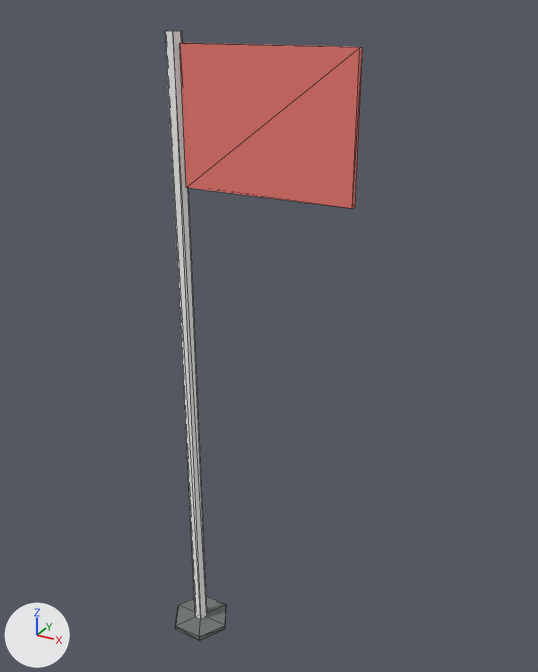
A saved change to the glTF model web/public/models/golf-flag-far.glb.
Rendered twice from a 50 mm camera at (0.508, -0.858, 1.026) aimed at (0.014, 0.041, 0.577). Arrows for +X, +Y and +Z are at lower left; the lights stay in place. The older version comes first. Mesh edges are drawn as thin lines. Vertices at exactly the same position are counted once.

The first picture shows 'golf-flag-far'.
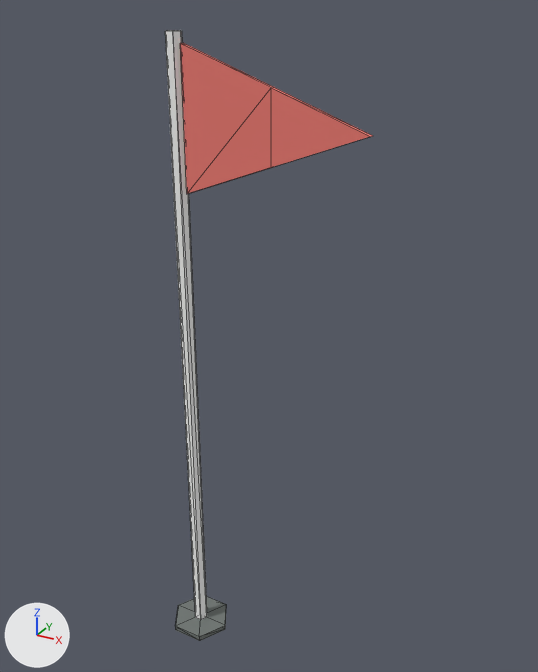
The newer file is also turned or shifted as a whole; pictures and numbers use the older file's frame.

Boxes (x1, y1, x2, y2) around the edits, measured in the pictures (538 x 672 px):
'golf-flag-far', reshaped
    before: (165, 30, 363, 641)
    after: (165, 30, 373, 641)
part 1 of me_golf_flag_far, cut back
    before: (180, 43, 363, 209)
    after: (180, 43, 373, 194)

What changed in the scene script:
```text
Change me_golf_flag_far:
    used by ob_golf_flag_far; location = (0.0, 0.0, 0.0)
    verts and faces of me_golf_flag_far; kept vertices keep their numbers, new ones are numbered from 36
    before: 28 (-0.093, -0.005, 0.798) at pixel (186, 187), 29 (0.157, -0.005, 0.798) at pixel (352, 208), 30 (0.157, -0.005, 0.985) at pixel (359, 47), 31 (-0.093, -0.005, 0.985) at pixel (179, 43), 32 (0.157, 0.005, 0.798) at pixel (355, 207)
    before: 33 (-0.093, 0.005, 0.798), 34 (-0.093, 0.005, 0.985) at pixel (183, 42), 35 (0.157, 0.005, 0.985) at pixel (362, 47)
    remove me_golf_flag_far.from_pydata(...)  # 36 vertices, 60 faces; spans x -0.157..0.157, y -0.045..0.045, z 0.0..1.0
    add me_golf_flag_far.from_pydata(...)  # 38 vertices, 64 faces; spans x -0.157..0.176, y -0.045..0.045, z 0.0..1.0
    me_golf_flag_far part 1
    add delete_faces([(29, 32, 35), (29, 35, 30)])
    add verts[28] = (-0.093, -0.004, 0.788)  # moved, pixel (186, 194)
    add verts[29] = (0.041, -0.004, 0.838)  # moved, pixel (271, 167)
    add verts[30] = (0.041, -0.004, 0.936)  # moved, pixel (271, 87)
    add verts[31] = (-0.093, -0.004, 0.985)  # moved, pixel (180, 43)
    add verts[32] = (0.041, 0.004, 0.838)  # moved, pixel (273, 166)
    add verts[33] = (-0.093, 0.004, 0.788)  # moved, pixel (189, 193)
    add verts[34] = (-0.093, 0.004, 0.985)  # moved, pixel (183, 42)
    add verts[35] = (0.041, 0.004, 0.936)  # moved, pixel (274, 87)
    add verts[36] = (0.176, -0.004, 0.887)  # pixel (370, 136)
    add verts[37] = (0.176, 0.004, 0.887)  # pixel (373, 135)
    add faces += [(29, 36, 30), (32, 35, 37), (30, 36, 37), (30, 37, 35), (32, 37, 36), (29, 32, 36)]  # mat_pennant (red #ef7c73)
```
